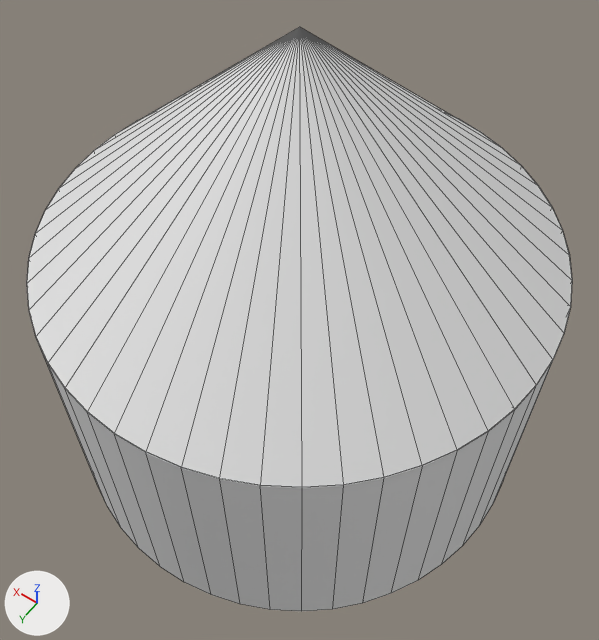
The Blender file hobby/bicycle/振れ取り/v3_cover.blend: old version first, new version second.
Rendered twice from a camera (50 mm lens) standing at (-0.00686, 0.0096, 0.01854) and looking at (-0.00058, 0.00081, 0.00472). The lights are fixed; the arrows at lower left show +X, +Y and +Z. Mesh edges are drawn as thin lines.
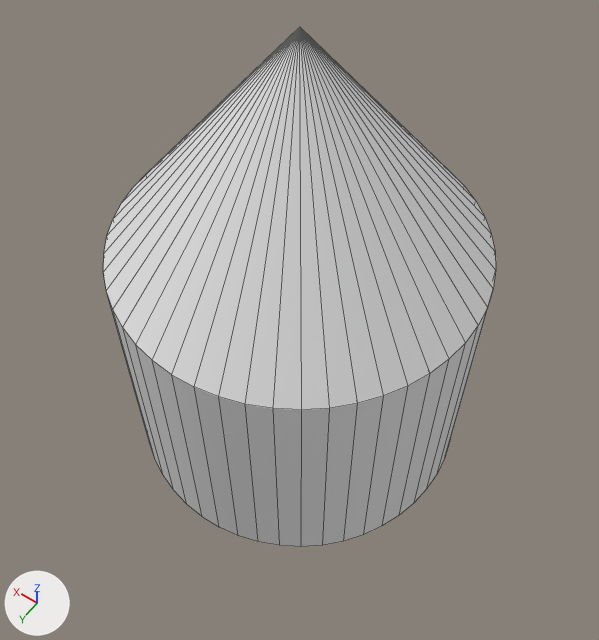
ob_cylinder is not drawn itself; it is used by a modifier of ob_cylinder_001.

Pixel boxes [x1, y1, x2, y2] of what changed, in the pictures (599 x 640 px):
'Cone', rescaled (28% narrower, 17% shorter): before [27, 27, 572, 487]; after [103, 27, 496, 410]
'Cylinder.001', reshaped, rescaled, modifiers changed: before [27, 118, 572, 611]; after [107, 291, 493, 546]

Diff of the bpy script that builds the scene:
```diff
--- a/hobby/bicycle/振れ取り/v3_cover.blend.py
+++ b/hobby/bicycle/振れ取り/v3_cover.blend.py
@@ ob_cylinder @@
-ob_cylinder = bpy.data.objects.new('Cylinder', me_cylinder)
-ob_cylinder.location = (0.0, 0.0, 0.0024)
-ob_cylinder.scale = (1.01, 1.01, 1.0)
-ob_cylinder.hide_set(True)
@@ ob_cylinder_001 @@
 ob_cylinder_001.location = (0.0, 0.0, 0.003)
-ob_cylinder_001.scale = (1.22, 1.23, 1.2)
+ob_cylinder_001.scale = (0.891, 0.889, 1.2)
 _m = ob_cylinder_001.modifiers.new('Boolean', 'BOOLEAN')
-_m.object = ob_cylinder
 _m = ob_cylinder_001.modifiers.new('Boolean.001', 'BOOLEAN')
@@ ob_cone @@
 ob_cone.location = (0.0, 0.0, 0.0085)
-ob_cone.scale = (1.1, 1.1, 1.0)
+ob_cone.scale = (0.802, 0.8, 1.0)
 _m = ob_cone.modifiers.new('Boolean', 'BOOLEAN')
```
